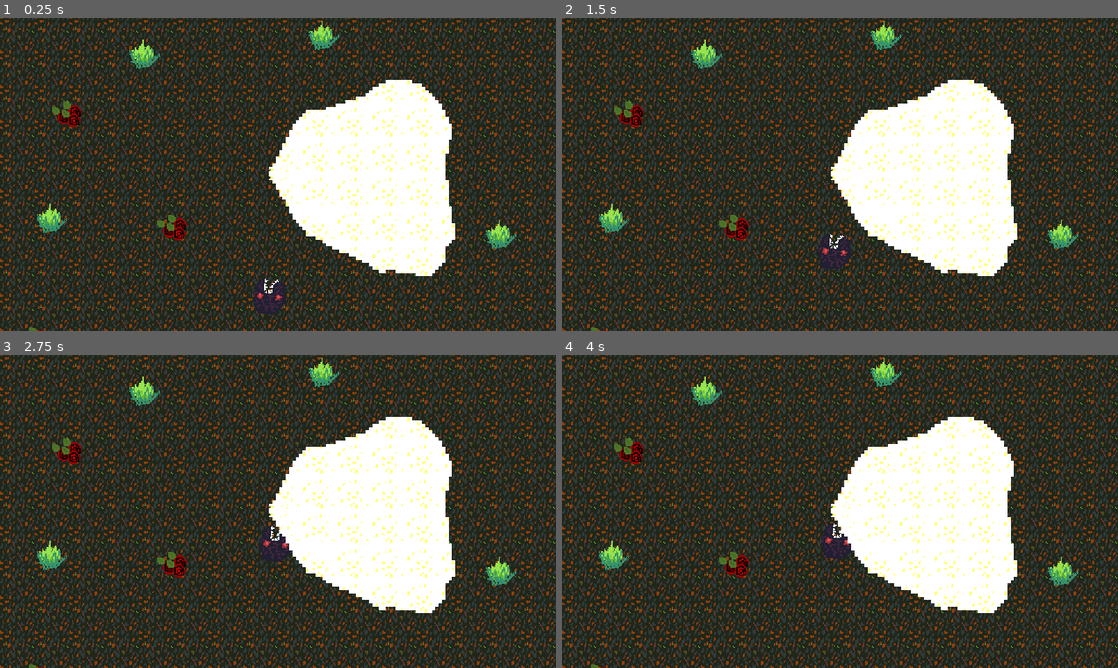
Above: before the commit, frames 1-4 (two rows, left to right).
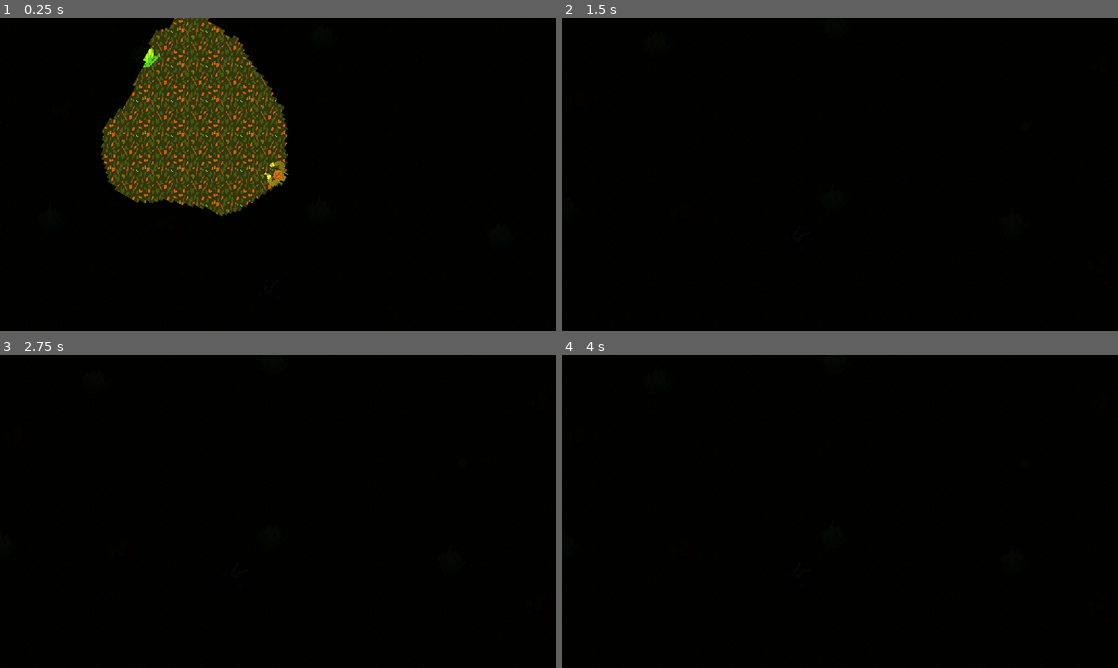
Above: after the commit, the same moments.

Repository: JMWProductions/mysterious-forest
Game: Godot game, scene res://scenes/World.tscn
The game is run twice, just before and just after one commit, with the same random seed, the same clock (stepped at 60 frames per second) and the same inputs.
Inputs (mouse positions are in pixels of both pictures, inside the frame that each line leads up to):
- Up to frame 1 (0.25 s): no input
- Up to frame 2 (1.5 s): move the mouse to (962, 158) at 0.52 s; hold D (move_right) 0.53-1.28 s; click (962, 158) at 0.6 s; move the mouse to (728, 190) at 1.27 s; hold S (move_down) from 1.28 s (still down); click (728, 190) at 1.35 s
- Up to frame 3 (2.75 s): move the mouse to (333, 442) at 2.02 s; release S (move_down) at 2.03 s; hold D (move_right) from 2.03 s (still down); click (333, 442) at 2.1 s
- Up to frame 4 (4 s): move the mouse to (812, 574) at 2.77 s; release D (move_right) at 2.78 s; hold W (move_up) 2.78-3.53 s; click (812, 574) at 2.85 s; tap Enter at 3.5 s; move the mouse to (1006, 558) at 3.52 s; hold A (move_left) from 3.53 s (still down); click (1006, 558) at 3.6 s

The runs differ from the first frame. In frame 1, 90% of the frame differs, in the area x 0-100%, y 0-100%; in frame 2, 100%; in frame 3, 100%; in frame 4, 100%.
Error before the commit: Parse Error: Mixed tabs and spaces in indentation. (res://scripts/Player.gd:53)
Error after the commit: Invalid get index 'position' (on base: 'previously freed instance'). (res://scripts/Boss.gd:19)

Commit message:
Added dying

Diff:
--- a/scenes/World.tscn
+++ b/scenes/World.tscn
@@ -12,6 +12,7 @@
 [ext_resource path="res://images/krzak rozy.png" type="Texture" id=10]
 
 [node name="World" type="Node2D"]
+modulate = Color( 0.0352941, 0.0352941, 0.0352941, 1 )
 self_modulate = Color( 0, 0, 0, 1 )
 light_mask = -2147483647
 position = Vector2( 0.694992, -2.58977 )
@@ -234,7 +235,7 @@
 position = Vector2( 241.03, 262.535 )
 
 [node name="AudioStreamPlayer2D" type="AudioStreamPlayer2D" parent="."]
-stream = ExtResource( 8 )
+stream = ExtResource( 6 )
 autoplay = true
 
 [node name="Camera2D" type="Camera2D" parent="."]
--- a/scripts/Player.gd
+++ b/scripts/Player.gd
@@ -49,12 +49,12 @@
 		velocity.x = -60
 
 func manage_actions():
-  if Input.is_action_just_pressed("left_mouse_clicked") and rock_counter != 0 && cooldown == 0:
-	var rock_inst = rock.instance()
-	owner.add_child(rock_inst)
-	rock_inst.transform = $aim_point.global_transform
-	rock_inst.starting_position = $aim_point.global_position
-	rock_inst.apply_central_impulse((mouse_position - position).normalized() * 350)
-	rock_inst.starting_direction = (mouse_position - position).normalized()
-	rock_counter -= 1
-	cooldown = 50
+	if Input.is_action_just_pressed("left_mouse_clicked") and rock_counter != 0 && cooldown == 0:
+		var rock_inst = rock.instance()
+		owner.add_child(rock_inst)
+		rock_inst.transform = $aim_point.global_transform
+		rock_inst.starting_position = $aim_point.global_position
+		rock_inst.apply_central_impulse((mouse_position - position).normalized() * 350)
+		rock_inst.starting_direction = (mouse_position - position).normalized()
+		rock_counter -= 1
+		cooldown = 50
